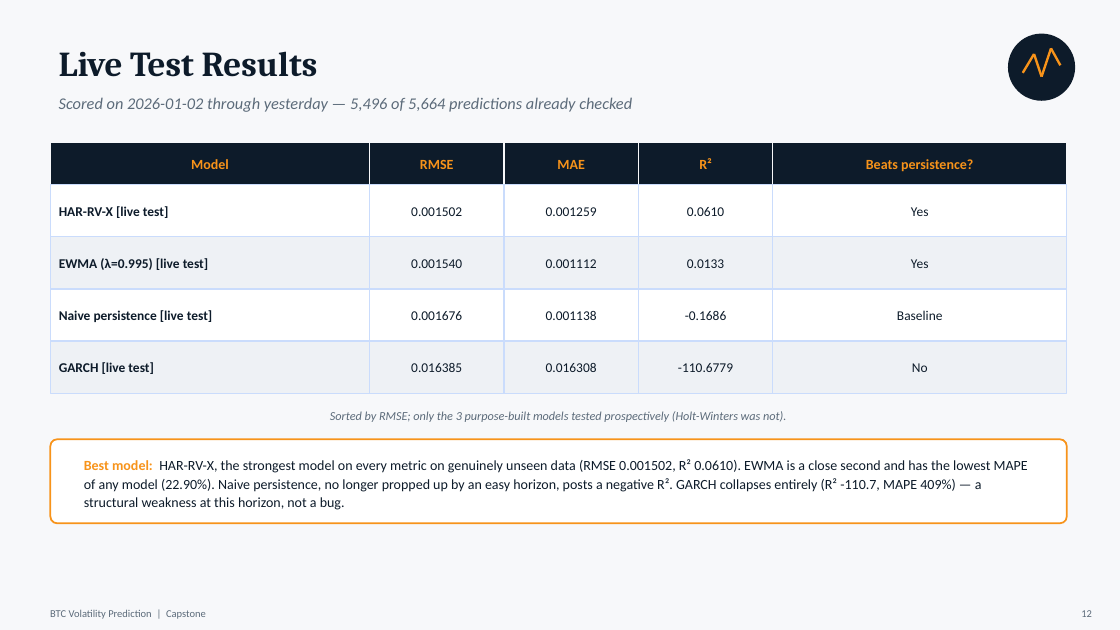
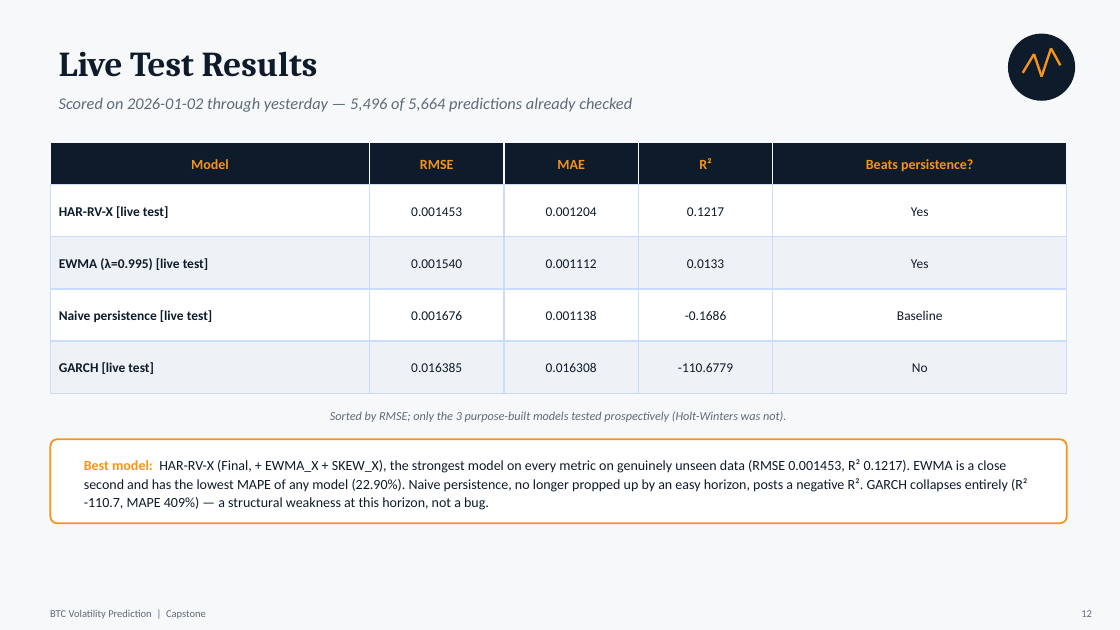
Before and after one commit to mhejairi10/bitcoin-volatility-prediction, a slide deck: slide 12 of presentation/capstone-btc-volatility.pptx. Drawn at 1120x630 pixels with LibreOffice and Linux fonts; fonts in the diff are those of the drawing. Boxes give left, top, right and bottom in pixels: in the first picture for what was removed or moved away, otherwise in the second. Text is boxed around its words. In the diff, an @@ line names an element or a change of style, - is before the commit and + after.

```diff
--- a/presentation/capstone-btc-volatility.pptx
+++ b/presentation/capstone-btc-volatility.pptx
@@ text at bbox=[411, 207, 462, 216]: text changed @@
-0.001502
+0.001453
@@ text at bbox=[546, 207, 597, 216]: text changed @@
-0.001259
+0.001204
@@ text at bbox=[687, 207, 724, 216]: text changed @@
-0.0610
+0.1217
@@ text at bbox=[84, 459, 1027, 510]: text changed @@
-Best model: HAR-RV-X, the strongest model on every metric on genuinely unseen data (RMSE 0.001502, R² 0.0610). EWMA is a close second and has the lowest MAPE of any model (22.90%). Naive persistence, no longer propped up by an easy horizon, posts a negative R². GARCH collapses entirely (R² -110.7, MAPE 409%) — a structural weakness at this horizon, not a bug.
+Best model: HAR-RV-X (Final, + EWMA_X + SKEW_X), the strongest model on every metric on genuinely unseen data (RMSE 0.001453, R² 0.1217). EWMA is a close second and has the lowest MAPE of any model (22.90%). Naive persistence, no longer propped up by an easy horizon, posts a negative R². GARCH collapses entirely (R² -110.7, MAPE 409%) — a structural weakness at this horizon, not a bug.
```
Also in this commit, not shown: 4 other slides changed, 2 other files.
